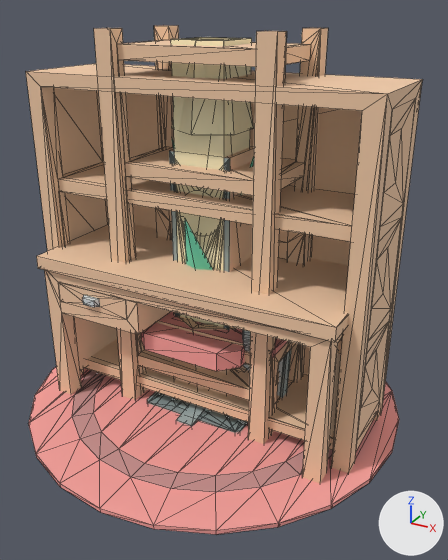
Two versions of the glTF model public/3d/models/furniture.glb, one commit apart.
Before and after are seen from a camera (50 mm lens) standing at (0.672, -1.171, 0.918) and looking at (0.041, -0.025, 0.345). Lighting does not change. The marker at lower right points along +X, +Y and +Z. The picture after the commit comes second. Mesh edges are drawn as thin lines. Where no turn or scale is listed for an object, it has been applied to the vertices.

Names of what the first picture shows: 'Mesh desk', 'bench(Clone)', 'benchCushion(Clone)', 'bookcaseClosedWide(Clone)', 'bookcaseOpen(Clone)', 'chair', 'lampRoundFloor(Clone)', 'lampSquareFloor(Clone)', 'laptop(Clone)', 'plant', 'radio(Clone)', 'rugRound(Clone)', 'speaker(Clone)' and 4 more.
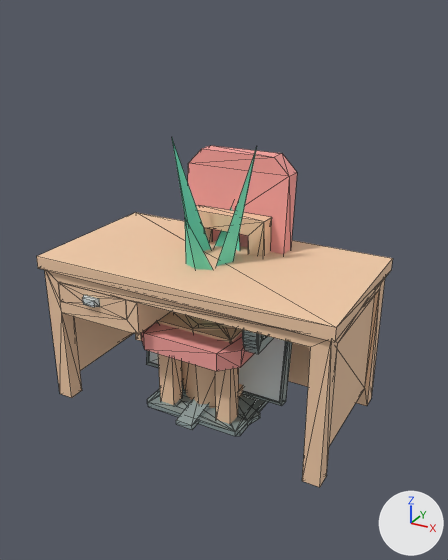
The change, as a list of edits to the scene's bpy script:
```text
Add me_mesh_chair_001:
    me_mesh_chair_001.from_pydata(...)  # 77 vertices, 170 faces; spans x -0.1..0.1, y -0.1..0.1, z -0.235..0.235
    me_mesh_chair_001.materials.append(mat_wood)  # beige #f3cca8
Remove ob_bookcaseopen_clone:
    ob_bookcaseopen_clone = bpy.data.objects.new('bookcaseOpen(Clone)', me_mesh_bookcaseopen)
    ob_bookcaseopen_clone.location = (0.0, 0.0, 0.44)
Remove ob_bookcaseclosedwide_clone:
    ob_bookcaseclosedwide_clone = bpy.data.objects.new('bookcaseClosedWide(Clone)', me_mesh_bookcaseclosedwide)
    ob_bookcaseclosedwide_clone.location = (0.0, 0.0, 0.395)
Remove ob_lamproundfloor_clone:
    ob_lamproundfloor_clone = bpy.data.objects.new('lampRoundFloor(Clone)', me_mesh_lamproundfloor)
    ob_lamproundfloor_clone.location = (0.0, 0.0, 0.43)
Remove ob_lampsquarefloor_clone:
    ob_lampsquarefloor_clone = bpy.data.objects.new('lampSquareFloor(Clone)', me_mesh_lampsquarefloor)
    ob_lampsquarefloor_clone.location = (0.0, 0.0, 0.43)
Remove ob_bench_clone:
    ob_bench_clone = bpy.data.objects.new('bench(Clone)', me_mesh_bench)
    ob_bench_clone.location = (0.0, 0.0, 0.235)
Remove ob_benchcushion_clone:
    ob_benchcushion_clone = bpy.data.objects.new('benchCushion(Clone)', me_mesh_benchcushion)
    ob_benchcushion_clone.location = (0.0, 0.0, 0.23)
Remove ob_ruground_clone:
    ob_ruground_clone = bpy.data.objects.new('rugRound(Clone)', me_mesh_ruground)
    ob_ruground_clone.location = (0.0, 0.0, 0.005)
Remove ob_speaker_clone:
    ob_speaker_clone = bpy.data.objects.new('speaker(Clone)', me_mesh_speaker)
    ob_speaker_clone.location = (0.0, 0.0, 0.318)
Remove ob_radio_clone:
    ob_radio_clone = bpy.data.objects.new('radio(Clone)', me_mesh_radio)
    ob_radio_clone.location = (0.0, 0.0, 0.114)
Add ob_chair_clone:
    ob_chair_clone = bpy.data.objects.new('chair(Clone)', me_mesh_chair_001)
    ob_chair_clone.location = (0.0, 0.0, 0.235)
```

Boxes (x1, y1, x2, y2) around the edits, measured in the pictures (448 x 560 px):
'bookcaseClosedWide(Clone)', deleted (beige): before (26, 63, 422, 473)
'rugRound(Clone)', deleted (pink): before (29, 367, 399, 535)
'bookcaseOpen(Clone)', deleted (beige): before (94, 25, 328, 444)
'lampSquareFloor(Clone)', deleted: before (171, 37, 252, 328)
'chair(Clone)', added (beige): after (156, 205, 272, 424)
'lampRoundFloor(Clone)', deleted: before (172, 38, 254, 135)
'speaker(Clone)', deleted (mostly hidden): before (169, 146, 254, 415)
'benchCushion(Clone)', deleted (mostly hidden): before (137, 221, 311, 437)
'bench(Clone)', deleted (mostly hidden): before (140, 208, 305, 401)
'radio(Clone)', deleted (mostly hidden): before (234, 364, 250, 373)
'chair', unchanged, uncovered by the edit: before (141, 323, 250, 371); after (141, 145, 297, 371)
'plant', unchanged, uncovered by the edit: before (172, 139, 254, 270); after (172, 139, 257, 270)
'computerScreen(Clone)', unchanged, uncovered by the edit: before (277, 348, 292, 398); after (146, 338, 292, 406)
'Mesh pottedPlant', unchanged, uncovered by the edit: before (173, 312, 237, 389); after (173, 312, 243, 408)
